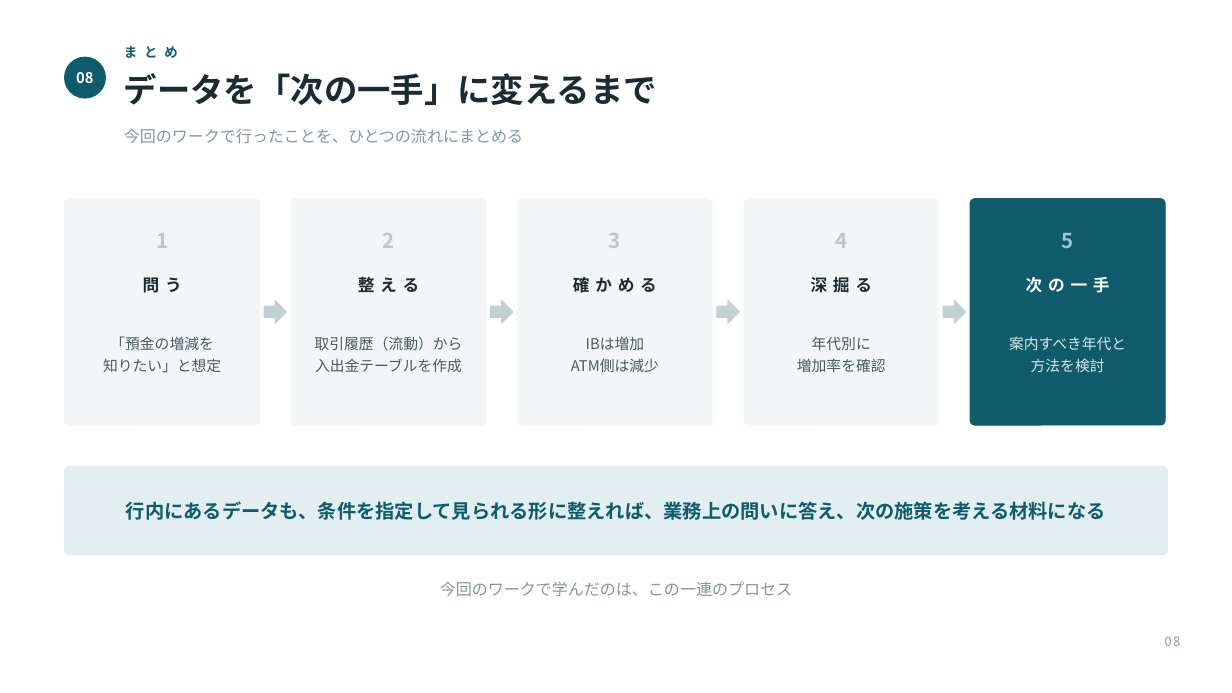
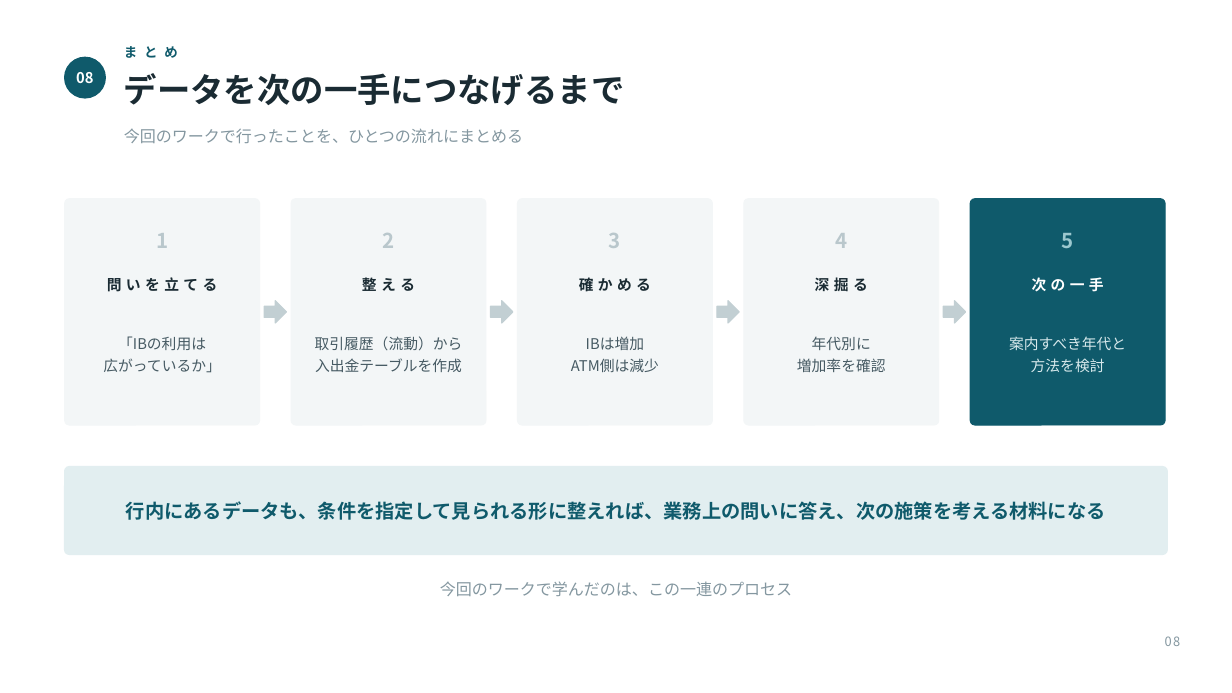
Before and after one commit to takumi66666/my-website, a slide deck: slide 8 of presentation/DYNATREK_成果発表.pptx. Drawn at 1232x693 pixels with LibreOffice and Linux fonts; fonts in the diff are those of the drawing. Boxes give left, top, right and bottom in pixels: in the first picture for what was removed or moved away, otherwise in the second. Text is boxed around its words. In the diff, an @@ line names an element or a change of style, - is before the commit and + after.

```diff
--- a/presentation/DYNATREK_成果発表.pptx
+++ b/presentation/DYNATREK_成果発表.pptx
@@ text at (124,73,625,105): text changed @@
-データを「次の一手」に変えるまで
+データを次の一手につなげるまで
@@ text at (107,275,218,294): text changed; size 13 to 11.5 pt @@
-問 う
+問 い を 立 て る
@@ size 13 to 11.5 pt, letter spacing 0.8 to 0.4 pt in 4 elements at (362,275,415,294), (579,275,651,294), (815,275,868,294), (1032,277,1104,292) @@
@@ text at (103,336,220,373): text changed @@
-「預金の増減を
-知りたい」と想定
+「IBの利用は
+広がっているか」
```
Also in this commit, not shown: 7 other slides changed, 1 other file.
